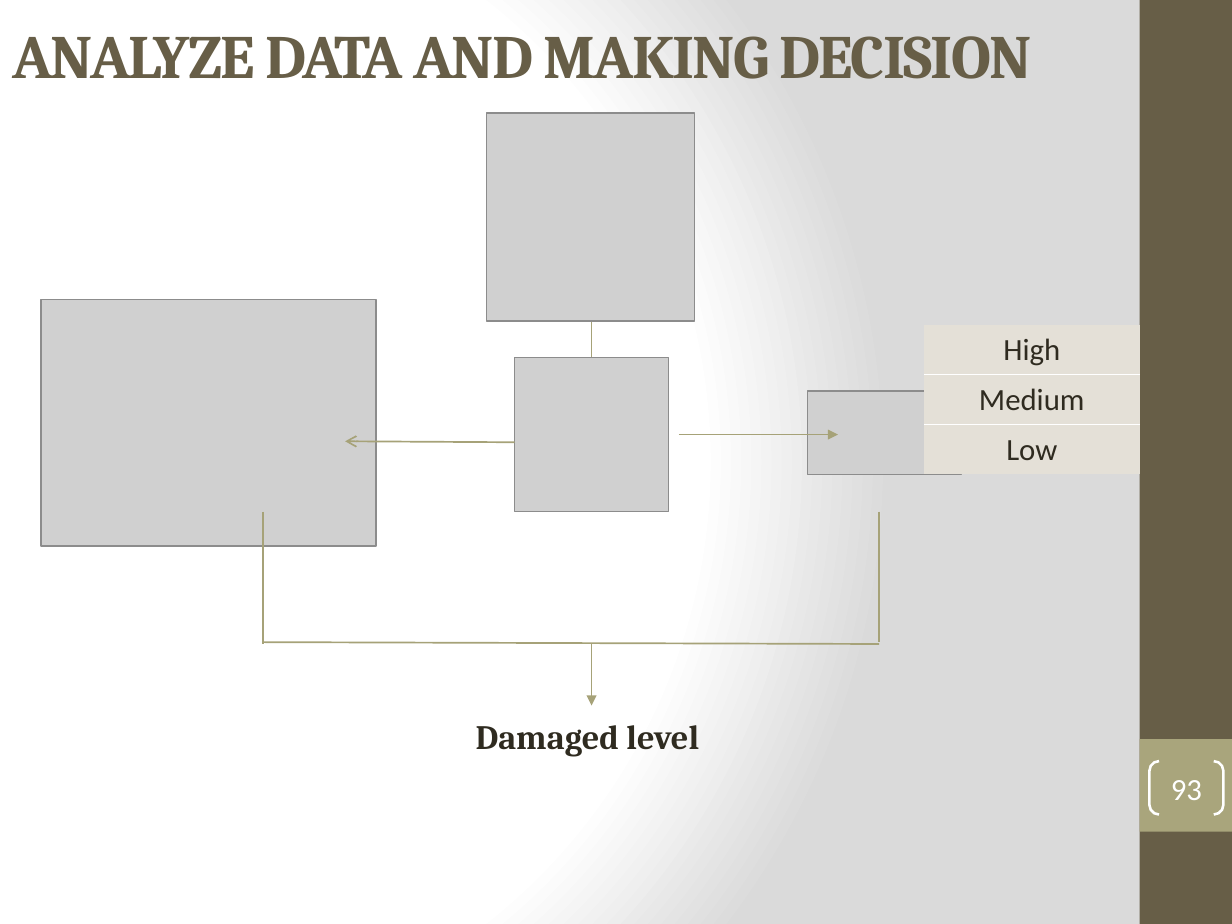
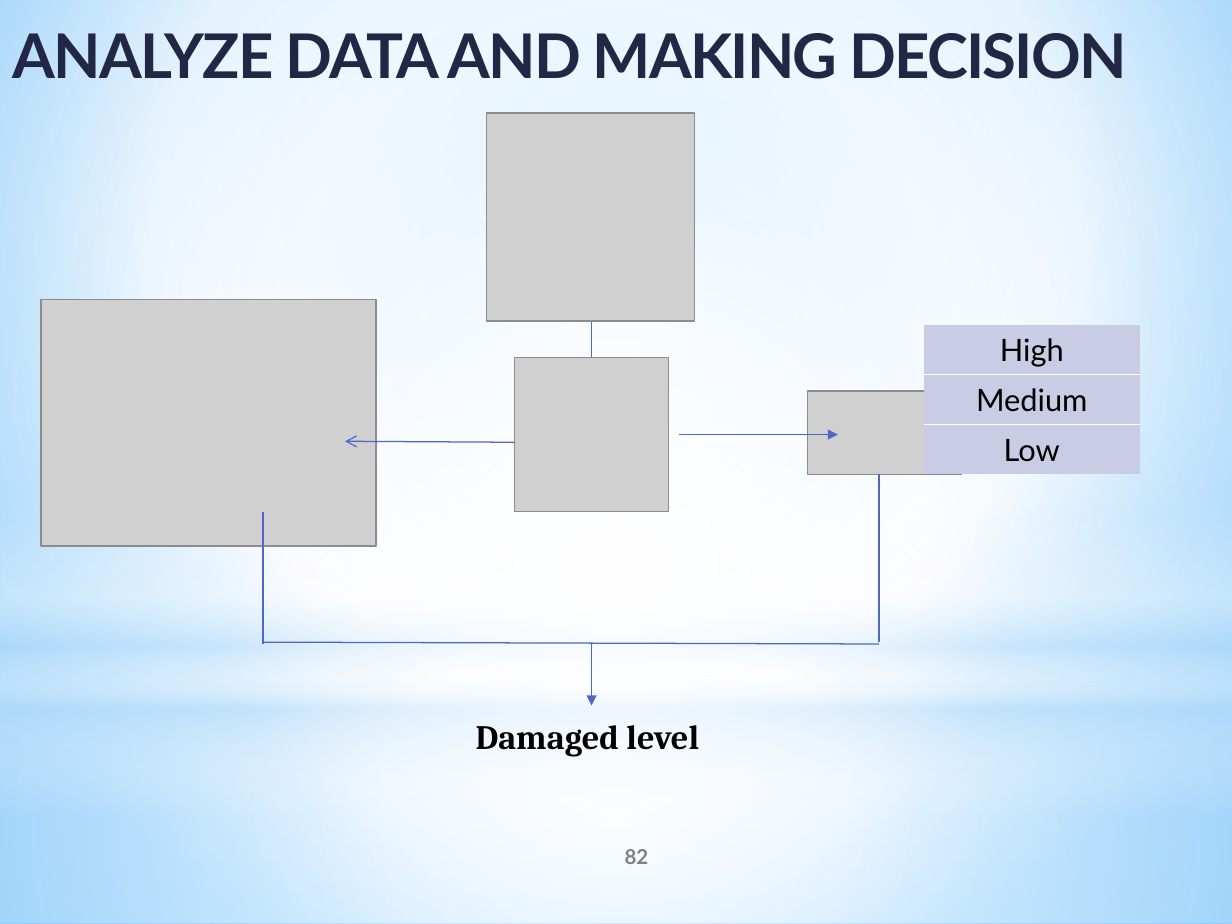
Before and after one commit to tranquang9a1/ECRM, a slide deck: slide 82 of Document/ECRM-Presentation v5.pptx (slide 93 before the commit). Drawn at 1232x924 pixels with LibreOffice and Linux fonts; fonts in the diff are those of the drawing; grey boxes stand for pictures. Boxes give left, top, right and bottom in pixels: in the first picture for what was removed or moved away, otherwise in the second. Text is boxed around its words. In the diff, an @@ line names an element or a change of style, - is before the commit and + after.

```diff
--- a/Document/ECRM-Presentation v5.pptx
+++ b/Document/ECRM-Presentation v5.pptx
@@ background gradient #FFFFFF to #DADADA to gradient #9ED5FF to #FFFFFF to #5BB9FF @@
@@ text "ANALYZE DATA AND MAKING DECISION" at (12,33,1127,79): font Cambria to Lato, text colour #675E47 to #212745 @@
@@ rectangle added at (0,0,1232,687), fill gradient #FFFFFF to #B4DCFA @@
@@ rectangle removed at (1140,0,1232,924) @@
@@ ellipse added at (0,216,1232,903), fill gradient #FFFFFF @@
@@ arrow (591, 315) - (591, 398): stroke #A6A278 1 pt to #4E67C8 0.75 pt @@
@@ table at (924,324,1140,474) @@
@@ fill #E4E0D7 to #C8CDE5 in 3 cells @@
@@ font Calibri to Lato, text colour #2F2B20 to #000000 @@
@@ arrow (515, 442) - (345, 441): stroke #A6A278 1 pt to #4E67C8 0.75 pt @@
@@ arrow (679, 435) - (838, 435): stroke #A6A278 1 pt to #4E67C8 0.75 pt @@
@@ line moved from (880, 511) - (880, 642) to (880, 474) - (880, 642) @@
@@ line (880, 474) - (880, 642): stroke #A6A278 1 pt to #4E67C8 0.75 pt @@
@@ rectangle added at (0,508,1232,816), fill gradient #FFFFFF to #B4DCFA @@
@@ line (264, 511) - (264, 644): stroke #A6A278 1 pt to #4E67C8 0.75 pt @@
@@ line (264, 642) - (880, 644): stroke #A6A278 1 pt to #4E67C8 0.75 pt @@
@@ arrow (591, 644) - (591, 706): stroke #A6A278 1 pt to #4E67C8 0.75 pt @@
@@ rectangle added at (0,687,1232,924), fill gradient #FFFFFF to #B4DCFA @@
@@ text "Damaged level" at (476,725,699,757): text colour #2F2B20 to #000000 @@
@@ rectangle removed at (1140,739,1232,832) @@
@@ page number removed at (1149,761,1223,814) @@
-93
@@ page number added at (625,849,649,864), 12 pt, text #808080, bold @@
+82
```
Also in this commit, not shown: 112 other slides changed, 32 slides added, 25 slides removed.
